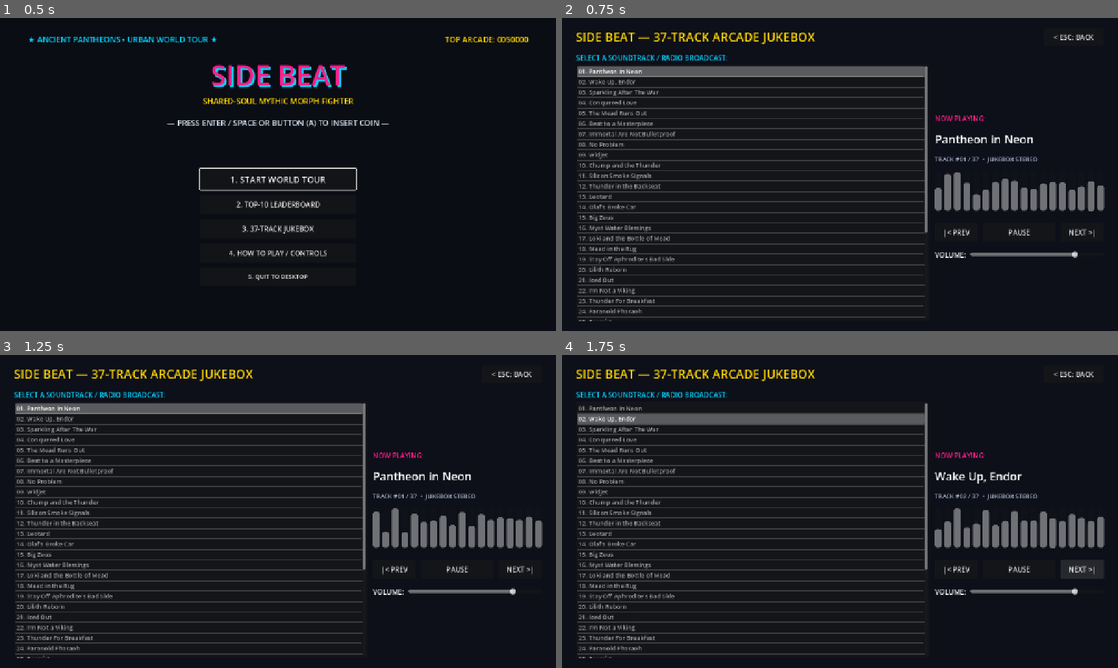
Above: before the commit, frames 1-4 (two rows, left to right).
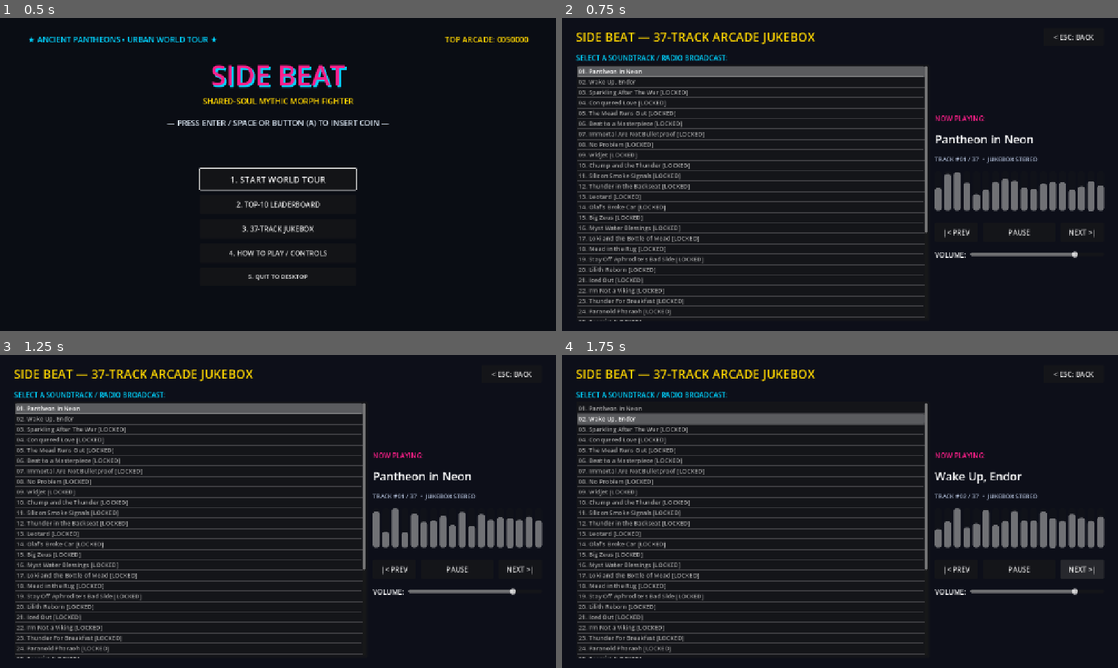
Above: after the commit, the same moments.

Repository: leouofa/side-beat
Game: Godot game, scene res://scenes/main/boot.tscn
Same seed, same stepped clock (60 frames per second), same inputs: the game is played once before the commit and once after it. Sound files missing from this copy of the repository are replaced by a short silence.
Inputs:
- Up to frame 1 (0.5 s): no input
- Up to frame 2 (0.75 s): click "3. 37-TRACK JUKEBOX" at 0.5 s
- Up to frame 3 (1.25 s): no input
- Up to frame 4 (1.75 s): click "NEXT >|" at 1.25 s

Frame 1 is identical in both runs. In frame 2, 1.1% of the frame differs, in the area x 8-26%, y 23-97%; in frame 3, 1.1%; in frame 4, 1.1%.

Commit message:
fix(combat, ui): defer hurtbox monitorable changes and resolve jukebox warning
Mutating `Area3D.monitorable` directly inside hit detection callbacks (`receive_strike` -> `receive_hit` -> `_die`) triggers Godot physics server query flush errors (`Function blocked during in/out signal`) whenever enemies are defeated, props are shattered, or bosses transition phases.

- Add `activate()`, `deactivate()`, and `set_active()` helpers to `HurtBox3D` to encapsulate `set_deferred(&"monitorable", ...)` across all combat targets.
- Update `WaveEnemy`, `DestructibleProp`, and `BossController` to use deferred hurtbox activation/deactivation and deferred `collision_layer` resetting on death.
- Utilize the `is_unlocked` flag in `jukebox_screen.gd` to append `[LOCKED]` badges to locked campaign tracks, resolving the GDScript unused variable warning.
- Add headless test coverage in `run_tests.gd` ensuring lethal strikes cleanly defeat enemies, props, and bosses without physics signal errors.

Diff:
--- a/scripts/bosses/boss_controller.gd
+++ b/scripts/bosses/boss_controller.gd
@@ -270,7 +270,8 @@
 			_current_move.aoe_corridor_box = Vector3(2.6, 2.2, 2.4)
 			_burrowed = true
 			_rig_root.visible = false
-			_hurtbox.monitorable = false
+			if _hurtbox:
+				_hurtbox.deactivate()
 			global_position.x = clampf(player.global_position.x, arena_x_min + 1.0, arena_x_max - 1.0)
 			global_position.z = clampf(player.global_position.z, CORRIDOR_Z_MIN + 0.4, CORRIDOR_Z_MAX - 0.4)
 			if HitstopManager:
@@ -780,7 +781,8 @@
 		if _state_timer >= 0.52 and _burrowed:
 			_burrowed = false
 			_rig_root.visible = true
-			_hurtbox.monitorable = true
+			if _hurtbox:
+				_hurtbox.activate()
 			velocity.y = 8.2
 			_play_anim(&"signature_special_2", 1.35)
 			if HitstopManager:
@@ -1176,7 +1178,7 @@
 	if _rig_root:
 		_rig_root.visible = true
 	if _hurtbox:
-		_hurtbox.monitorable = true
+		_hurtbox.activate()
 	_deactivate_hitboxes()
 	_decision_cooldown = cd * (0.76 if phase >= 2 else 1.0)
 	_enter_state(&"pursue")
@@ -1233,7 +1235,8 @@
 		phase = 2
 		_burrowed = false
 		_rig_root.visible = true
-		_hurtbox.monitorable = true
+		if _hurtbox:
+			_hurtbox.activate()
 		_enter_state(&"phase_roar")
 		if boss_id == "lucifer" and SoundtrackManager:
 			SoundtrackManager.play_boss_theme(7, false, true, boss_name)
@@ -1247,7 +1250,7 @@
 	if _rig_root:
 		_rig_root.visible = true
 	if _hurtbox:
-		_hurtbox.monitorable = true
+		_hurtbox.activate()
 	_deactivate_hitboxes()
 	_state = &"stunned"
 	_state_timer = 0.0
@@ -1261,9 +1264,9 @@
 	if _rig_root:
 		_rig_root.visible = true
 	_deactivate_hitboxes()
-	collision_layer = 0
+	set_deferred(&"collision_layer", 0)
 	if _hurtbox:
-		_hurtbox.monitorable = false
+		_hurtbox.deactivate()
 	velocity = Vector3(dir_sign * 4.5, 4.5, 0.0)
 	_play_anim(&"ko_collapse", 0.85)
 
--- a/scripts/combat/hurtbox_3d.gd
+++ b/scripts/combat/hurtbox_3d.gd
@@ -31,6 +31,18 @@
 	_shape_node.position = Vector3(0.0, y_center, 0.0)
 
 
+func set_active(active: bool) -> void:
+	set_deferred(&"monitorable", active)
+
+
+func deactivate() -> void:
+	set_deferred(&"monitorable", false)
+
+
+func activate() -> void:
+	set_deferred(&"monitorable", true)
+
+
 func receive_strike(payload: Dictionary) -> Dictionary:
 	if owner_actor and owner_actor.has_method("receive_hit"):
 		return owner_actor.receive_hit(payload)
--- a/scripts/enemies/wave_enemy.gd
+++ b/scripts/enemies/wave_enemy.gd
@@ -482,9 +482,9 @@
 	_is_dead = true
 	_hitbox.deactivate()
 	_hp_bar_root.visible = false
-	collision_layer = 0
+	set_deferred(&"collision_layer", 0)
 	if _hurtbox:
-		_hurtbox.monitorable = false
+		_hurtbox.deactivate()
 	velocity = Vector3(dir_sign * 5.8, 4.2, 0.0)
 	_play_anim(&"ko_collapse", 1.1)
 	if SfxManager:
--- a/scripts/ui/jukebox_screen.gd
+++ b/scripts/ui/jukebox_screen.gd
@@ -68,8 +68,9 @@
 		var is_unlocked := true
 		if SaveManager and not SaveManager.is_track_unlocked(path):
 			# If locked in campaign, still display with badge or full title
-			is_unlocked = SaveManager.is_track_unlocked(path)
-		_track_list.add_item("%02d. %s" % [i + 1, title])
+			is_unlocked = false
+		var lock_tag := "" if is_unlocked else " [LOCKED]"
+		_track_list.add_item("%02d. %s%s" % [i + 1, title, lock_tag])
 
 
 func _select_track(idx: int, play_immediately: bool = true) -> void:
--- a/scripts/world/destructible_prop.gd
+++ b/scripts/world/destructible_prop.gd
@@ -136,7 +136,7 @@
 func _shatter() -> void:
 	_destroyed = true
 	if _hurtbox:
-		_hurtbox.monitorable = false
+		_hurtbox.deactivate()
 	if SfxManager:
 		SfxManager.play_3d("prop_smash", global_position, 0.0, 0.08)
 
--- a/tests/run_tests.gd
+++ b/tests/run_tests.gd
@@ -30,6 +30,7 @@
 	_test_stage_grading_math()
 	_test_continue_credit_fairness()
 	_test_save_persistence()
+	_test_combat_hurtbox_deferred_deactivation()
 
 	print("==============================================")
 	print("Assertions: %d | Failures: %d" % [_assertions, _failures])
@@ -442,3 +443,32 @@
 	DirAccess.remove_absolute(ProjectSettings.globalize_path("user://test_side_beat_save.json"))
 	SaveManager.save_path_override = ""
 	SaveManager.load_save()
+
+
+func _test_combat_hurtbox_deferred_deactivation() -> void:
+	# WaveEnemy lethal KO test
+	var enemy := WaveEnemy.new()
+	add_child(enemy)
+	enemy.configure_tier("thug")
+	var enemy_hit_res: Dictionary = enemy.receive_hit({"raw_damage": 999.0, "facing_sign": 1.0})
+	_assert(enemy_hit_res.get("ko", false) == true, "WaveEnemy KO'd on lethal strike")
+	_assert(enemy.get("_is_dead") == true, "WaveEnemy marked dead cleanly")
+
+	# DestructibleProp shatter test
+	var prop := DestructibleProp.new()
+	add_child(prop)
+	prop.setup_prop("fire_hydrant")
+	var prop_hit_res: Dictionary = prop.receive_hit({"raw_damage": 999.0, "facing_sign": 1.0})
+	_assert(prop_hit_res.get("connected", false) == true, "DestructibleProp receives strike")
+	_assert(prop.get("_destroyed") == true, "DestructibleProp shatters cleanly")
+
+	# BossController lethal KO test
+	var boss := BossController.new()
+	add_child(boss)
+	boss.setup_boss("chadzug", 0.0, 20.0)
+	var boss_hit_res: Dictionary = boss.receive_hit({"raw_damage": 9999.0, "facing_sign": 1.0})
+	_assert(boss_hit_res.get("ko", false) == true, "BossController KO'd on lethal strike")
+
+	enemy.queue_free()
+	prop.queue_free()
+	boss.queue_free()
